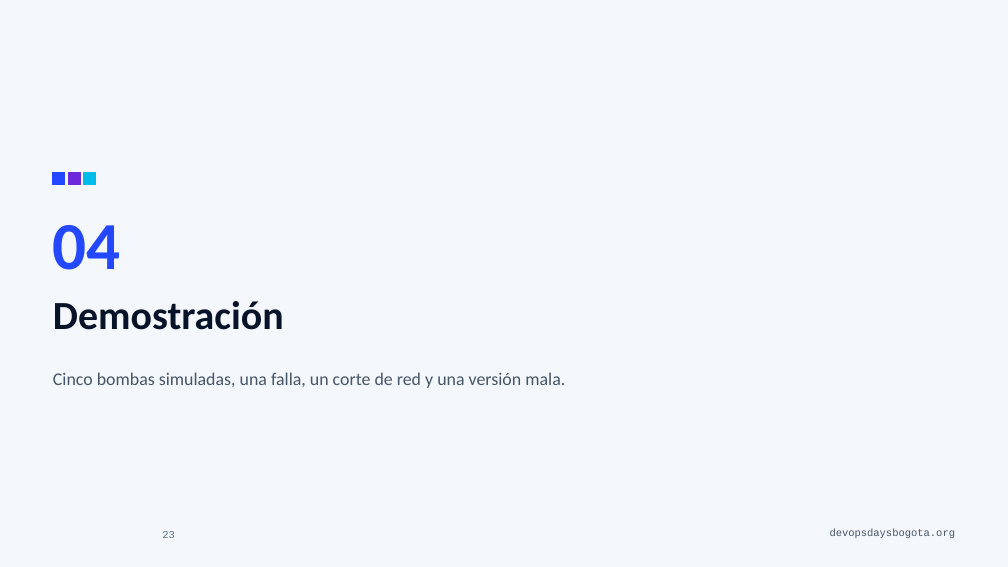
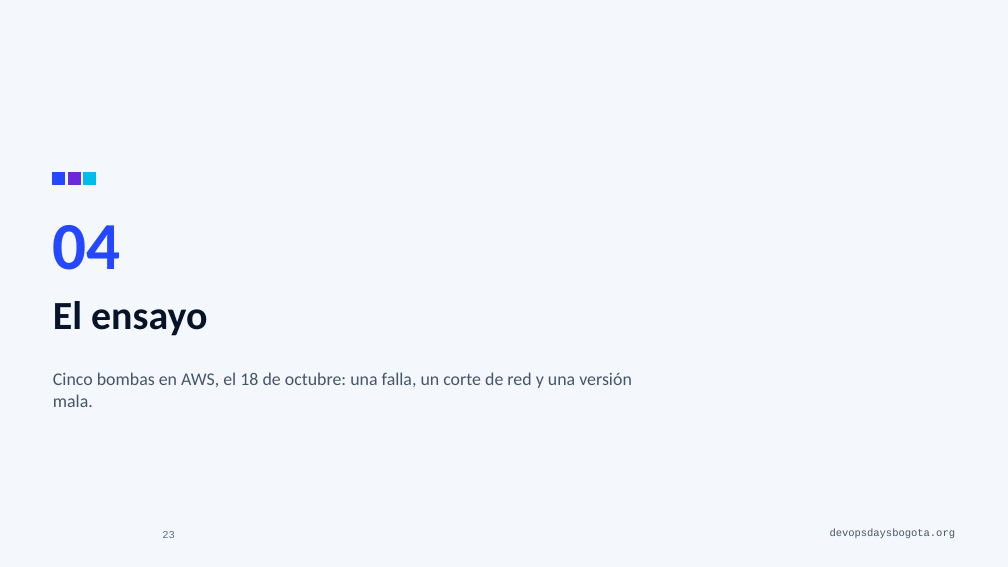
Before and after one commit to alejandro945/mlops-a-ciegas, a slide deck: slide 23 of talk/MLOps-a-ciegas-DevOpsDays-Bogota-2026.pptx. Drawn at 1008x567 pixels with LibreOffice and Linux fonts; fonts in the diff are those of the drawing; background and template pictures are left out. Boxes give left, top, right and bottom in pixels: in the first picture for what was removed or moved away, otherwise in the second. Text is boxed around its words. In the diff, an @@ line names an element or a change of style, - is before the commit and + after.

```diff
--- a/talk/MLOps-a-ciegas-DevOpsDays-Bogota-2026.pptx
+++ b/talk/MLOps-a-ciegas-DevOpsDays-Bogota-2026.pptx
@@ title at (53, 301, 207, 336): text changed @@
-Demostración
+El ensayo
@@ text at (53, 372, 632, 407): text changed @@
-Cinco bombas simuladas, una falla, un corte de red y una versión mala.
+Cinco bombas en AWS, el 18 de octubre: una falla, un corte de red y una versión mala.
```
Also in this commit, not shown: 1 other slide changed, 3 slides added, 1 slide removed, 10 other files.
